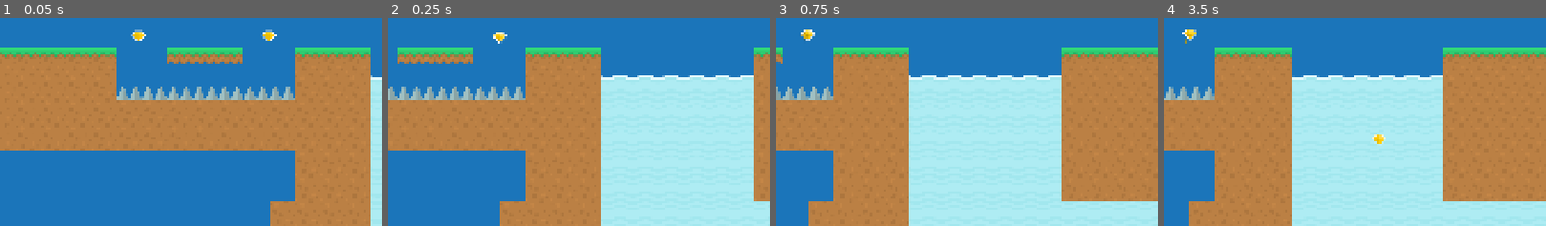
Above: before the commit, frames 1-4 (left to right).
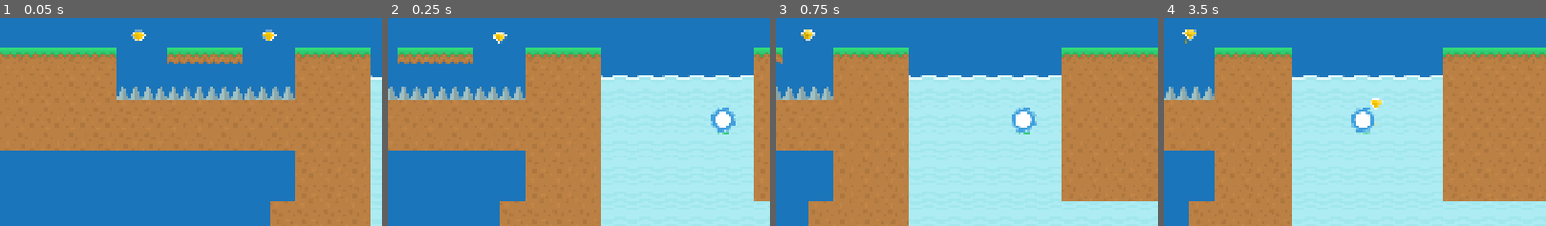
Above: after the commit, the same moments.

Repository: J-Graham22/Pepere-s-Bread
Game: Godot game, scene res://Scenes/Levels/Level_02.tscn
Two runs of this game, one before a commit and one after it. Both use one fixed random seed, a clock stepped at 60 frames per second and the inputs below. This scene is started directly instead of the project's main scene.
Inputs:
- Up to frame 1 (0.05 s): no input
- Up to frame 2 (0.25 s): no input
- Up to frame 3 (0.75 s): hold Right (Right) from 0.53 s (still down); hold Space (Confirm) from 0.53 s (still down)
- Up to frame 4 (3.5 s): tap X (Jump) at 0.77, 1.52, 3.02 s; release Space (Confirm) at 1.28 s; tap Z (Run) at 1.35, 2.85 s; release Right (Right) at 2.03 s; hold Left (Left) 2.03-2.78 s; hold Space (Confirm) 2.03-2.78 s; hold Right (Right) from 2.78 s (still down)
The pictures show only the part of the screen within x 50-100%, y 50-100%; the shares and areas given below are measured in that part.

Frame 1 is identical in both runs. In frame 2, 0.6% of the frame differs, in the area x 84-91%, y 43-56%; in frame 3, 0.6%; in frame 4, 0.9%, in the area x 49-58%, y 38-62%.

Commit message:
implemented fish and dumb fish

Diff:
--- a/Scenes/Levels/Level_02.tscn
+++ b/Scenes/Levels/Level_02.tscn
@@ -7,6 +7,8 @@
 [ext_resource type="Script" uid="uid://b3eweo1odt4od" path="res://Scripts/GameUI.gd" id="6_um0jo"]
 [ext_resource type="Texture2D" uid="uid://clreg520jah1j" path="res://Assets/platformPack_item008.png" id="7_ns8o6"]
 [ext_resource type="FontFile" uid="uid://qgc4vi5osk7v" path="res://Assets/Fonts/Star Choco.ttf" id="8_doswy"]
+[ext_resource type="PackedScene" uid="uid://c8vwtmajax838" path="res://Scenes/Prefabs/fish.tscn" id="8_ombkc"]
+[ext_resource type="PackedScene" uid="uid://7bkgxopkfqec" path="res://Scenes/Prefabs/dumb_fish.tscn" id="9_es7ky"]
 
 [sub_resource type="TileSetAtlasSource" id="TileSetAtlasSource_gs0qk"]
 texture = ExtResource("5_8107p")
@@ -153,7 +155,7 @@
 theme_override_font_sizes/font_size = 32
 text = "x 3"
 
-[node name="Water" type="Area2D" parent="."]
+[node name="Water" type="Area2D" parent="." groups=["Water"]]
 position = Vector2(1275.39, 519.71)
 collision_layer = 0
 
@@ -161,5 +163,14 @@
 position = Vector2(577.30505, 250.64496)
 shape = SubResource("RectangleShape2D_06uw3")
 
+[node name="Fish2" parent="." instance=ExtResource("8_ombkc")]
+position = Vector2(1459, 984)
+
+[node name="DumbFish" parent="." instance=ExtResource("9_es7ky")]
+position = Vector2(1598, 628)
+
+[node name="DumbFish2" parent="." instance=ExtResource("9_es7ky")]
+position = Vector2(2283, 740)
+
 [connection signal="body_entered" from="Water" to="Player" method="_on_water_body_entered"]
 [connection signal="body_exited" from="Water" to="Player" method="_on_water_body_exited"]
--- /dev/null
+++ b/Scenes/Prefabs/dumb_fish.tscn
@@ -0,0 +1,36 @@
+[gd_scene load_steps=5 format=3 uid="uid://7bkgxopkfqec"]
+
+[ext_resource type="Script" uid="uid://d34kxt87csaek" path="res://Scripts/dumb_fish.gd" id="1_2ufvd"]
+[ext_resource type="Texture2D" uid="uid://jaegp53ccc7w" path="res://Assets/Spritesheet/platformPack_tilesheet.png" id="2_i5woj"]
+
+[sub_resource type="CircleShape2D" id="CircleShape2D_r6g4q"]
+radius = 31.144823
+
+[sub_resource type="CircleShape2D" id="CircleShape2D_tunti"]
+radius = 36.138622
+
+[node name="DumbFish" type="CharacterBody2D" groups=["Enemy"]]
+collision_layer = 8
+collision_mask = 7
+script = ExtResource("1_2ufvd")
+
+[node name="AnimatedSprite2D" type="AnimatedSprite2D" parent="."]
+
+[node name="Sprite2D" type="Sprite2D" parent="."]
+texture = ExtResource("2_i5woj")
+region_enabled = true
+region_rect = Rect2(643.598, -0.70482635, 60.54236, 67.52798)
+
+[node name="CollisionShape2D" type="CollisionShape2D" parent="."]
+shape = SubResource("CircleShape2D_r6g4q")
+
+[node name="Hitbox2D" type="Area2D" parent="."]
+collision_layer = 8
+collision_mask = 7
+
+[node name="CollisionShape2D" type="CollisionShape2D" parent="Hitbox2D"]
+shape = SubResource("CircleShape2D_tunti")
+
+[connection signal="area_entered" from="Hitbox2D" to="." method="_on_hitbox_2d_area_entered"]
+[connection signal="area_exited" from="Hitbox2D" to="." method="_on_hitbox_2d_area_exited"]
+[connection signal="body_entered" from="Hitbox2D" to="." method="_on_hitbox_2d_body_entered"]
--- /dev/null
+++ b/Scenes/Prefabs/fish.tscn
@@ -0,0 +1,46 @@
+[gd_scene load_steps=6 format=3 uid="uid://c8vwtmajax838"]
+
+[ext_resource type="Texture2D" uid="uid://jaegp53ccc7w" path="res://Assets/Spritesheet/platformPack_tilesheet.png" id="1_jmj68"]
+[ext_resource type="Script" uid="uid://b5o466kdqgjnm" path="res://Scripts/fish.gd" id="1_r6g4q"]
+
+[sub_resource type="CircleShape2D" id="CircleShape2D_r6g4q"]
+radius = 31.144823
+
+[sub_resource type="CircleShape2D" id="CircleShape2D_8fk0v"]
+radius = 119.26861
+
+[sub_resource type="CircleShape2D" id="CircleShape2D_tunti"]
+radius = 36.013885
+
+[node name="Fish" type="CharacterBody2D" groups=["Enemy"]]
+collision_layer = 8
+collision_mask = 7
+script = ExtResource("1_r6g4q")
+
+[node name="AnimatedSprite2D" type="AnimatedSprite2D" parent="."]
+
+[node name="Sprite2D" type="Sprite2D" parent="."]
+texture = ExtResource("1_jmj68")
+region_enabled = true
+region_rect = Rect2(705.69275, 2.632721, 63.60431, 62.638077)
+
+[node name="CollisionShape2D" type="CollisionShape2D" parent="."]
+shape = SubResource("CircleShape2D_r6g4q")
+
+[node name="DetectionArea" type="Area2D" parent="."]
+
+[node name="CollisionShape2D" type="CollisionShape2D" parent="DetectionArea"]
+shape = SubResource("CircleShape2D_8fk0v")
+
+[node name="Hitbox2D" type="Area2D" parent="."]
+collision_layer = 8
+collision_mask = 7
+
+[node name="CollisionShape2D" type="CollisionShape2D" parent="Hitbox2D"]
+shape = SubResource("CircleShape2D_tunti")
+
+[connection signal="body_entered" from="DetectionArea" to="." method="_on_detection_area_body_entered"]
+[connection signal="body_exited" from="DetectionArea" to="." method="_on_detection_area_body_exited"]
+[connection signal="area_entered" from="Hitbox2D" to="." method="_on_hitbox_2d_area_entered"]
+[connection signal="area_exited" from="Hitbox2D" to="." method="_on_hitbox_2d_area_exited"]
+[connection signal="body_entered" from="Hitbox2D" to="." method="_on_hitbox_2d_body_entered"]
--- /dev/null
+++ b/Scripts/dumb_fish.gd
@@ -0,0 +1,70 @@
+extends CharacterBody2D
+
+@export var speed: float = 40
+@export var gravity_in_air: float = 1200
+@export var flop_speed: float = 300
+
+var player: Node2D = null
+var direction: int = -1
+var is_dead: bool = false
+var in_water: bool = true
+
+@onready var sprite = $Sprite2D
+
+func _physics_process(delta: float) -> void:
+	if is_dead:
+		return
+
+	if in_water:
+		patrol()
+	else:
+		out_of_water(delta)
+
+	move_and_slide()
+	check_turnaround()
+
+func patrol():
+	velocity.x = direction * speed
+
+func out_of_water(delta: float):
+	velocity.y += gravity_in_air * delta
+
+	if is_on_floor():
+		velocity.y = -flop_speed
+
+func check_turnaround():
+	if is_on_wall():
+		direction *= -1
+		flip_sprite()
+
+func flip_sprite():
+	sprite.flip_h = direction > 0
+
+func take_damage():
+	is_dead = true
+
+	await get_tree().create_timer(0.4).timeout
+	queue_free()
+
+
+func _on_hitbox_2d_body_entered(body: Node2D) -> void:
+	print('dumb fish collision')
+	print(body.get_groups())
+	if is_dead:
+		return
+
+	if body.is_in_group("Player") and in_water:
+		body.take_damage()
+
+	if body.is_in_group("PlayerAttack"):
+		take_damage()
+
+
+func _on_hitbox_2d_area_entered(area: Area2D) -> void:
+	if area.is_in_group("Water"):
+		in_water = true
+
+
+func _on_hitbox_2d_area_exited(area: Area2D) -> void:
+	if area.is_in_group("Water"):
+		in_water = false
--- /dev/null
+++ b/Scripts/fish.gd
@@ -0,0 +1,103 @@
+extends CharacterBody2D
+
+@export var speed: float = 40
+@export var gravity_in_air: float = 1200
+@export var flop_speed: float = 300
+
+enum {
+	PATROL,
+	PLAYER_SPOTTED,
+}
+
+var state = PATROL
+var player: Node2D = null
+var direction: int = -1
+var is_dead: bool = false
+var player_in_range: bool = false
+var in_water: bool = true
+
+@onready var sprite = $Sprite2D
+
+func _physics_process(delta: float) -> void:
+	if is_dead:
+		return
+
+	if in_water:
+		if player_in_range:
+			state = PLAYER_SPOTTED
+		else:
+			state = PATROL
+
+		match state:
+			PATROL:
+				patrol()
+			PLAYER_SPOTTED:
+				player_spotted()
+	else:
+		out_of_water(delta)
+
+	move_and_slide()
+	check_turnaround()
+
+func patrol():
+	velocity.x = direction * speed
+
+func player_spotted():
+	var player_dir = (player.global_position - global_position).normalized()
+	velocity.x = player_dir.x * speed
+	velocity.y = player_dir.y * speed
+
+func out_of_water(delta: float):
+	velocity.y += gravity_in_air * delta
+
+	if is_on_floor():
+		velocity.y = -flop_speed
+
+func check_turnaround():
+	if state != PATROL:
+		return
+
+	if is_on_wall():
+		direction *= -1
+		flip_sprite()
+
+func flip_sprite():
+	sprite.flip_h = direction > 0
+
+func take_damage():
+	is_dead = true
+
+	await get_tree().create_timer(0.4).timeout
+	queue_free()
+
+func _on_detection_area_body_entered(body: Node2D) -> void:
+	if body.is_in_group("Player"):
+		player = body
+		player_in_range = true
+
+
+func _on_detection_area_body_exited(body: Node2D) -> void:
+	if body.is_in_group("Player"):
+		player = null
+		player_in_range = false
+
+
+func _on_hitbox_2d_body_entered(body: Node2D) -> void:
+	print('fish collision')
+	print(body.get_groups())
+	if is_dead:
+		return
+
+	if body.is_in_group("Player") and in_water:
+		body.take_damage()
+
+	if body.is_in_group("PlayerAttack"):
+		take_damage()
+
+func _on_hitbox_2d_area_entered(area: Area2D) -> void:
+	if area.is_in_group("Water"):
+		in_water = true
+
+func _on_hitbox_2d_area_exited(area: Area2D) -> void:
+	if area.is_in_group("Water"):
+		in_water = false
--- a/Scripts/goblin.gd
+++ b/Scripts/goblin.gd
@@ -79,8 +79,8 @@
 		player = body
 
 func _on_hitbox_body_entered(body: Node2D) -> void:
-	print('goblin collision')
-	print(body.get_groups())
+	#print('goblin collision')
+	#print(body.get_groups())
 	if is_dead:
 		return
 
--- a/Scripts/horned_rabbit.gd
+++ b/Scripts/horned_rabbit.gd
@@ -129,12 +129,9 @@
 
 func take_damage():
 	is_dead = true
-	visible = false
-	await get_tree().create_timer(5.0).timeout
-	visible = true
-	is_dead = false
-	player = null
-	state = PATROL
+
+	await get_tree().create_timer(0.4).timeout
+	queue_free()
 
 
 func _on_detection_area_body_exited(body: Node2D) -> void:
--- a/project.godot
+++ b/project.godot
@@ -44,6 +44,7 @@
 
 PlayerAttack=""
 Enemy=""
+Water=""
 
 [input]
 
Not shown: 1 places in Scenes/Levels/Level_02.tscn that only renumber resources
Not shown, added: Scripts/dumb_fish.gd.uid
Not shown, added: Scripts/fish.gd.uid
